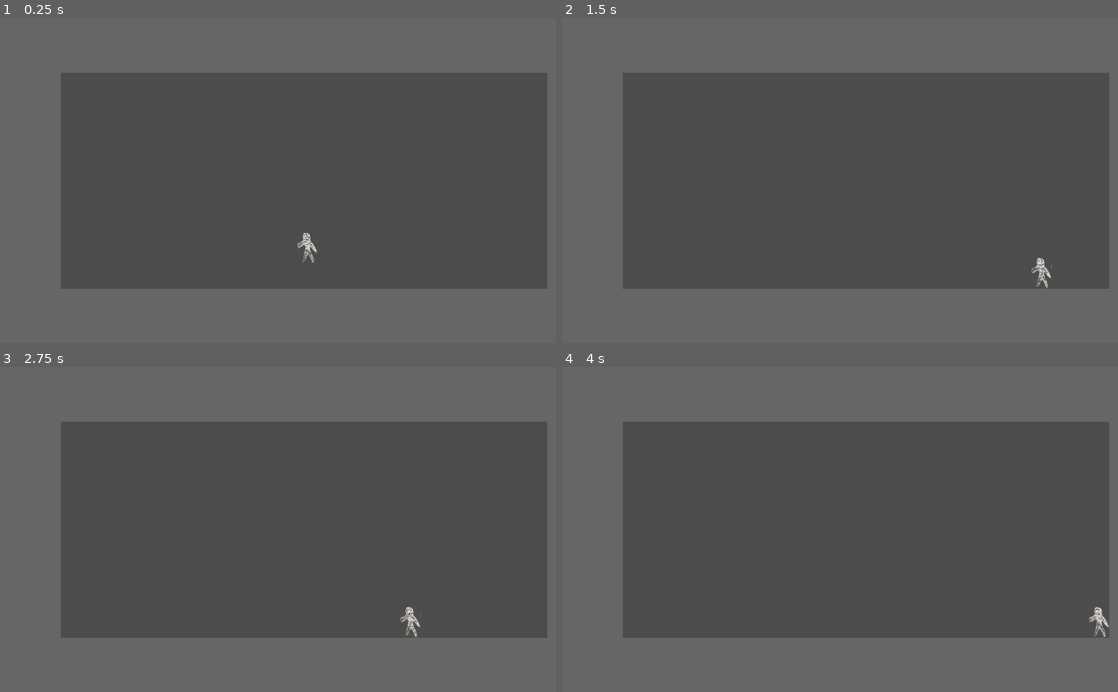
Above: before the commit, frames 1-4 (two rows, left to right).
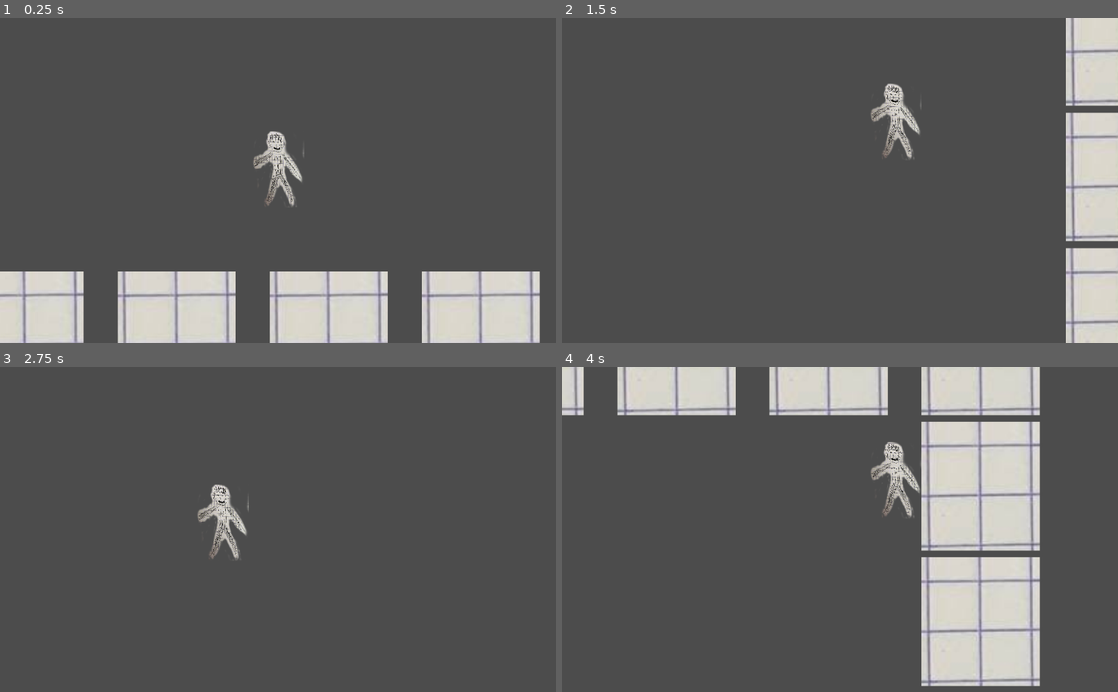
Above: after the commit, the same moments.

Repository: glitchcore/pick-the-lock
Game: Godot game, scene res://Scenes/TestScene.tscn
The game is run twice, just before and just after one commit, with the same random seed, the same clock (stepped at 60 frames per second) and the same inputs. The project has no main scene, so this scene is started directly.
Inputs:
- Up to frame 1 (0.25 s): no input
- Up to frame 2 (1.5 s): hold Right (ui_right) from 0.53 s (still down); tap Space (jump, bound only after the commit) at 0.6, 0.77, 1.07, 1.35 s
- Up to frame 3 (2.75 s): tap Space (jump, bound only after the commit) at 1.52, 1.82, 2.1 s; release Right (ui_right) at 2.03 s; hold Left (ui_left) from 2.03 s (still down)
- Up to frame 4 (4 s): release Left (ui_left) at 2.78 s; hold Right (ui_right) from 2.78 s (still down); tap Space (jump, bound only after the commit) at 2.85, 3.02, 3.32, 3.6, 3.77 s

The runs differ from the first frame. In frame 1, 46% of the frame differs, in the area x 0-100%, y 0-100%; in frame 2, 47%; in frame 3, 43%; in frame 4, 56%.

Commit message:
update test chamber tilemap

Diff:
--- a/Actors/Player.gd
+++ b/Actors/Player.gd
@@ -3,6 +3,7 @@
 var velocity = Vector2.ZERO
 export var speed = Vector2(20000, 20000)
 export var gravity = 5000
+export var jump_amount = 200000
 
 func _ready() -> void:
 	pass
@@ -17,7 +18,12 @@
 	var ui_mask = Vector2(1, 0)
 	var gravity_mask = Vector2(0, 1)
 
+	# jump is anti-gravity action
+	#  and is_on_floor()
+	var jump = 1 if Input.is_action_just_pressed("jump") else 0
+	jump *= -gravity_mask * jump_amount
+
 	velocity = (speed * ui_direction * ui_mask +
-		gravity * gravity_mask) * delta
+		gravity * gravity_mask + jump) * delta
 
 	velocity = move_and_slide(velocity)
--- a/Actors/Player.tscn
+++ b/Actors/Player.tscn
@@ -20,3 +20,7 @@
 shape = SubResource( 3 )
 
 [node name="Camera2D" type="Camera2D" parent="."]
+current = true
+zoom = Vector2( 0.4, 0.4 )
+drag_margin_h_enabled = true
+drag_margin_v_enabled = true
--- a/Scenes/TestScene.tscn
+++ b/Scenes/TestScene.tscn
@@ -1,10 +1,17 @@
-[gd_scene load_steps=5 format=2]
+[gd_scene load_steps=8 format=2]
 
 [ext_resource path="res://assets/metal.png" type="Texture" id=1]
 [ext_resource path="res://Actors/Player.tscn" type="PackedScene" id=2]
+[ext_resource path="res://assets/tile.png" type="Texture" id=3]
 
 [sub_resource type="ConvexPolygonShape2D" id=2]
 points = PoolVector2Array( 0, 0, 112, 0, 112, 101, 0, 101 )
+
+[sub_resource type="ConvexPolygonShape2D" id=3]
+points = PoolVector2Array( 0, 0, 90, 0, 90, 98, 0, 98 )
+
+[sub_resource type="ConvexPolygonShape2D" id=4]
+points = PoolVector2Array( 0, 0, 87, 0, 87, 95, 0, 95 )
 
 [sub_resource type="TileSet" id=1]
 0/name = "metal.png 0"
@@ -28,14 +35,42 @@
 "shape_transform": Transform2D( 1, 0, 0, 1, 0, 0 )
 } ]
 0/z_index = 0
+1/name = "tile.png 1"
+1/texture = ExtResource( 3 )
+1/tex_offset = Vector2( 0, 0 )
+1/modulate = Color( 1, 1, 1, 1 )
+1/region = Rect2( 3, 2, 87, 95 )
+1/tile_mode = 0
+1/occluder_offset = Vector2( 0, 0 )
+1/navigation_offset = Vector2( 0, 0 )
+1/shape_offset = Vector2( 0, 0 )
+1/shape_transform = Transform2D( 1, 0, 0, 1, 0, 0 )
+1/shape = SubResource( 3 )
+1/shape_one_way = false
+1/shape_one_way_margin = 1.0
+1/shapes = [ {
+"autotile_coord": Vector2( 0, 0 ),
+"one_way": false,
+"one_way_margin": 1.0,
+"shape": SubResource( 3 ),
+"shape_transform": Transform2D( 1, 0, 0, 1, 0, 0 )
+}, {
+"autotile_coord": Vector2( 0, 0 ),
+"one_way": false,
+"one_way_margin": 1.0,
+"shape": SubResource( 4 ),
+"shape_transform": Transform2D( 1, 0, 0, 1, 0, 0 )
+} ]
+1/z_index = 0
 
 [node name="TestScene" type="Node2D"]
 
 [node name="TileMap" type="TileMap" parent="."]
 tile_set = SubResource( 1 )
 cell_size = Vector2( 112, 100 )
+show_collision = true
 format = 1
-tile_data = PoolIntArray( 0, 0, 0, 1, 0, 0, 2, 0, 0, 3, 0, 0, 4, 0, 0, 5, 0, 0, 6, 0, 0, 7, 0, 0, 8, 0, 0, 9, 0, 0, 65536, 0, 0, 65545, 0, 0, 131072, 0, 0, 131081, 0, 0, 196608, 0, 0, 196617, 0, 0, 262144, 0, 0, 262153, 0, 0, 327680, 0, 0, 327681, 0, 0, 327682, 0, 0, 327683, 0, 0, 327684, 0, 0, 327685, 0, 0, 327686, 0, 0, 327687, 0, 0, 327688, 0, 0, 327689, 0, 0 )
+tile_data = PoolIntArray( 0, 1, 0, 1, 1, 0, 2, 1, 0, 3, 1, 0, 4, 1, 0, 5, 1, 0, 6, 1, 0, 7, 1, 0, 8, 1, 0, 9, 1, 0, 65536, 1, 0, 65545, 1, 0, 131072, 1, 0, 131081, 1, 0, 196608, 1, 0, 196617, 1, 0, 262144, 1, 0, 262153, 1, 0, 327680, 1, 0, 327681, 1, 0, 327682, 1, 0, 327683, 1, 0, 327684, 1, 0, 327685, 1, 0, 327686, 1, 0, 327687, 1, 0, 327688, 1, 0, 327689, 1, 0 )
 
 [node name="Player" parent="." instance=ExtResource( 2 )]
 position = Vector2( 566, 433 )
--- a/project.godot
+++ b/project.godot
@@ -17,6 +17,42 @@
 
 common/drop_mouse_on_gui_input_disabled=true
 
+[input]
+
+ui_left={
+"deadzone": 0.5,
+"events": [ Object(InputEventKey,"resource_local_to_scene":false,"resource_name":"","device":0,"alt":false,"shift":false,"control":false,"meta":false,"command":false,"pressed":false,"scancode":16777231,"physical_scancode":0,"unicode":0,"echo":false,"script":null)
+, Object(InputEventJoypadButton,"resource_local_to_scene":false,"resource_name":"","device":0,"button_index":14,"pressure":0.0,"pressed":false,"script":null)
+, Object(InputEventKey,"resource_local_to_scene":false,"resource_name":"","device":0,"alt":false,"shift":false,"control":false,"meta":false,"command":false,"pressed":false,"scancode":65,"physical_scancode":0,"unicode":0,"echo":false,"script":null)
+ ]
+}
+ui_right={
+"deadzone": 0.5,
+"events": [ Object(InputEventKey,"resource_local_to_scene":false,"resource_name":"","device":0,"alt":false,"shift":false,"control":false,"meta":false,"command":false,"pressed":false,"scancode":16777233,"physical_scancode":0,"unicode":0,"echo":false,"script":null)
+, Object(InputEventJoypadButton,"resource_local_to_scene":false,"resource_name":"","device":0,"button_index":15,"pressure":0.0,"pressed":false,"script":null)
+, Object(InputEventKey,"resource_local_to_scene":false,"resource_name":"","device":0,"alt":false,"shift":false,"control":false,"meta":false,"command":false,"pressed":false,"scancode":68,"physical_scancode":0,"unicode":0,"echo":false,"script":null)
+ ]
+}
+ui_up={
+"deadzone": 0.5,
+"events": [ Object(InputEventKey,"resource_local_to_scene":false,"resource_name":"","device":0,"alt":false,"shift":false,"control":false,"meta":false,"command":false,"pressed":false,"scancode":16777232,"physical_scancode":0,"unicode":0,"echo":false,"script":null)
+, Object(InputEventJoypadButton,"resource_local_to_scene":false,"resource_name":"","device":0,"button_index":12,"pressure":0.0,"pressed":false,"script":null)
+, Object(InputEventKey,"resource_local_to_scene":false,"resource_name":"","device":0,"alt":false,"shift":false,"control":false,"meta":false,"command":false,"pressed":false,"scancode":87,"physical_scancode":0,"unicode":0,"echo":false,"script":null)
+ ]
+}
+ui_down={
+"deadzone": 0.5,
+"events": [ Object(InputEventKey,"resource_local_to_scene":false,"resource_name":"","device":0,"alt":false,"shift":false,"control":false,"meta":false,"command":false,"pressed":false,"scancode":16777234,"physical_scancode":0,"unicode":0,"echo":false,"script":null)
+, Object(InputEventJoypadButton,"resource_local_to_scene":false,"resource_name":"","device":0,"button_index":13,"pressure":0.0,"pressed":false,"script":null)
+, Object(InputEventKey,"resource_local_to_scene":false,"resource_name":"","device":0,"alt":false,"shift":false,"control":false,"meta":false,"command":false,"pressed":false,"scancode":83,"physical_scancode":0,"unicode":0,"echo":false,"script":null)
+ ]
+}
+jump={
+"deadzone": 0.5,
+"events": [ Object(InputEventKey,"resource_local_to_scene":false,"resource_name":"","device":0,"alt":false,"shift":false,"control":false,"meta":false,"command":false,"pressed":false,"scancode":32,"physical_scancode":0,"unicode":0,"echo":false,"script":null)
+ ]
+}
+
 [layer_names]
 
 2d_physics/layer_1="Player"
Binary file added: assets/tile.png
